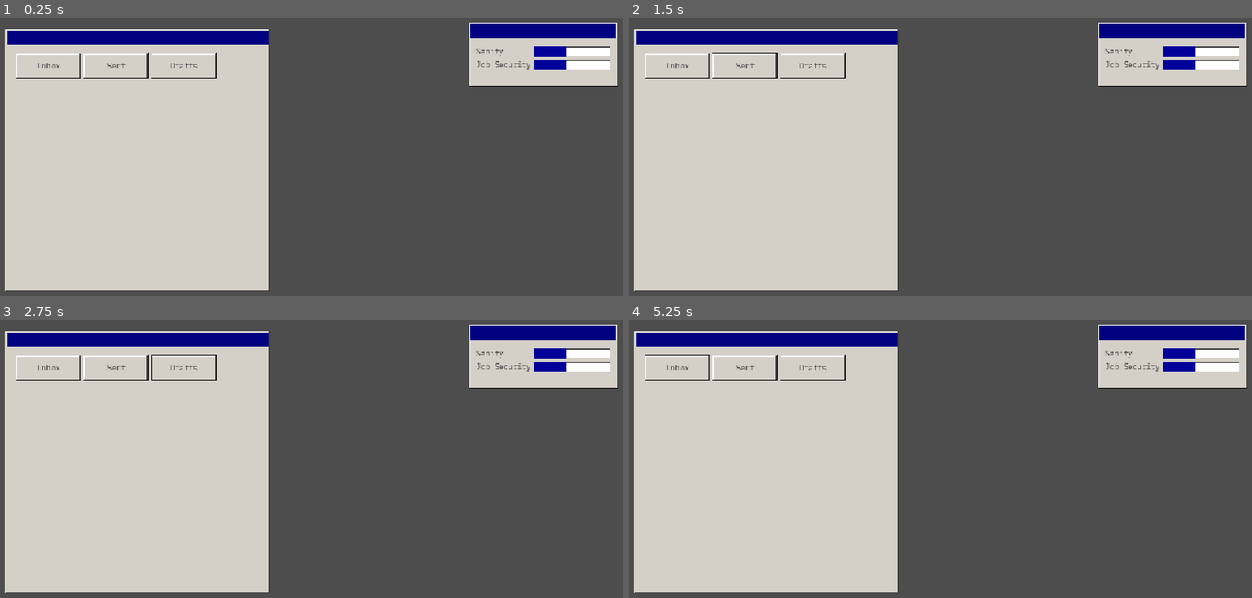
Above: before the commit, frames 1-4 (two rows, left to right).
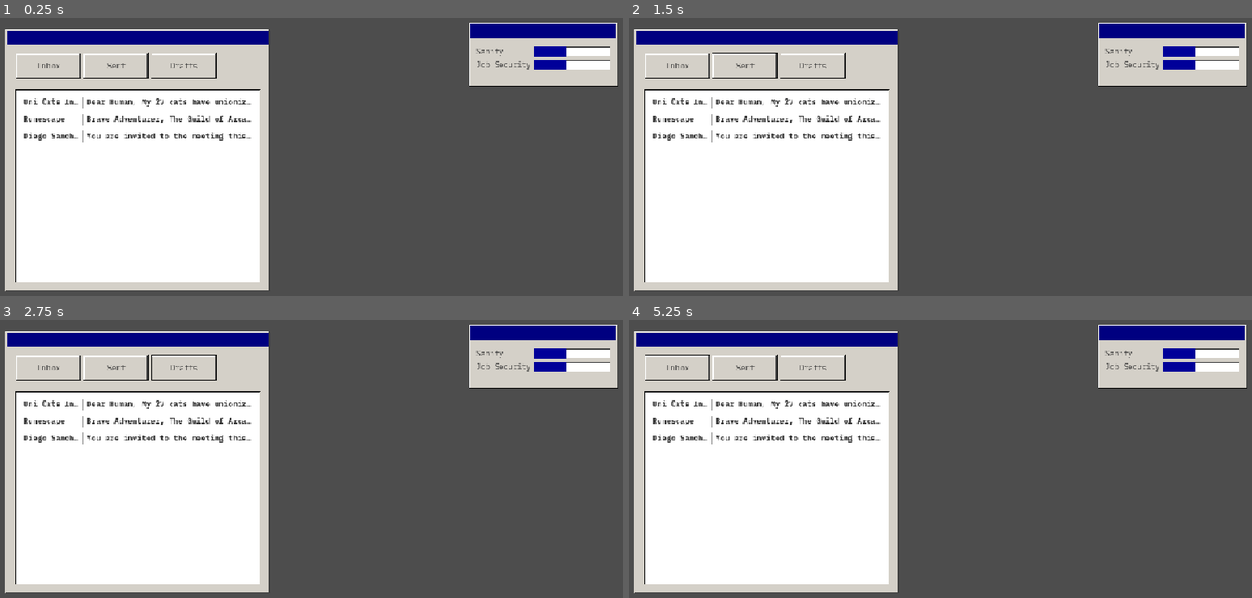
Above: after the commit, the same moments.

Repository: rockgem/chodon-email-game-inbox-zero
Game: Godot game, scene res://scenes/Main.tscn
Same seed, same stepped clock (60 frames per second), same inputs: the game is played once before the commit and once after it.
Inputs:
- Up to frame 1 (0.25 s): no input
- Up to frame 2 (1.5 s): click "Inbox" at 0.5 s; click "Sent" at 1.25 s
- Up to frame 3 (2.75 s): click "Drafts" at 2 s
- Up to frame 4 (5.25 s): click "Inbox" at 2.75 s; click "Sent" at 3.5 s; click "Drafts" at 4.25 s; click "Inbox" at 5 s

The runs differ from the first frame. In frame 1, 27% of the frame differs, in the area x 2-42%, y 25-96%; in frame 2, 27%; in frame 3, 27%; in frame 4, 27%.

Commit message:
dsfsdfds

Diff:
--- /dev/null
+++ b/actors/PreviewBox.gd
@@ -0,0 +1,12 @@
+extends HBoxContainer
+
+
+var data = {}
+
+
+func _on_sender_name_gui_input(event: InputEvent) -> void:
+	if event is InputEventScreenTouch and !event.pressed:
+		data['is_viewed'] = true
+
+		$SenderName.set('theme_override_fonts/font', load("res://reso/styles/IBMPlexMono-Regular.ttf"))
+		$Body.set('theme_override_fonts/font', load("res://reso/styles/IBMPlexMono-Regular.ttf"))
--- /dev/null
+++ b/actors/PreviewBox.tscn
@@ -0,0 +1,31 @@
+[gd_scene load_steps=3 format=3 uid="uid://bamvgem051wi0"]
+
+[ext_resource type="FontFile" uid="uid://dnwcl27frp64j" path="res://reso/styles/IBMPlexMono-Bold.ttf" id="1_4gljl"]
+[ext_resource type="Script" uid="uid://dwxpfx1cu5bmq" path="res://actors/PreviewBox.gd" id="1_cgrr1"]
+
+[node name="PreviewBox" type="HBoxContainer"]
+offset_right = 363.0
+offset_bottom = 17.0
+script = ExtResource("1_cgrr1")
+
+[node name="SenderName" type="Label" parent="."]
+custom_minimum_size = Vector2(88, 0)
+layout_mode = 2
+mouse_filter = 0
+theme_override_fonts/font = ExtResource("1_4gljl")
+text = "Gabriel W."
+text_overrun_behavior = 3
+
+[node name="VSeparator" type="VSeparator" parent="."]
+layout_mode = 2
+
+[node name="Body" type="Label" parent="."]
+layout_mode = 2
+size_flags_horizontal = 3
+mouse_filter = 0
+theme_override_fonts/font = ExtResource("1_4gljl")
+text = "You have unread messages for Fix 2d mobile sidescroller game Project Issues in Godot Gabriel R."
+text_overrun_behavior = 3
+
+[connection signal="gui_input" from="SenderName" to="." method="_on_sender_name_gui_input"]
+[connection signal="gui_input" from="Body" to="." method="_on_sender_name_gui_input"]
--- a/actors/ui/EmailView.tscn
+++ b/actors/ui/EmailView.tscn
@@ -26,6 +26,7 @@
 offset_top = 90.0
 offset_right = -18.0
 offset_bottom = 309.0
+grow_horizontal = 2
 theme_override_styles/panel = ExtResource("1_magnw")
 
 [node name="From" type="Label" parent="Panel/Panel"]
--- a/globals/ManagerGame.gd
+++ b/globals/ManagerGame.gd
@@ -4,12 +4,17 @@
 signal pop_to_ui(instance)
 
 
-var email_data = {
-	'sender_email': 'evil@gmail.com',
-	'sender_name': 'evil G.',
-	'to': 'rock@gmail.com',
-	'to_name': 'Rock G.',
-	'subject': 'Title Header',
-	'body': 'hello message',
-	'date': '1/1/10'
-}
+var emails_data = {}
+
+
+
+func _ready() -> void:
+	emails_data = get_data("res://reso/data/emails.json")
+
+
+func get_data(path):
+	var f = FileAccess.open(path, FileAccess.READ)
+	var j = JSON.new()
+	j.parse(f.get_as_text())
+
+	return j.data
--- a/project.godot
+++ b/project.godot
@@ -36,6 +36,10 @@
 
 theme/custom="uid://bgmbdw1tx5p6x"
 
+[input_devices]
+
+pointing/emulate_touch_from_mouse=true
+
 [rendering]
 
 textures/canvas_textures/default_texture_filter=0
--- a/reso/data/emails.json
+++ b/reso/data/emails.json
@@ -1,15 +1,43 @@
 {
 	"day_1": [
 		{
-			"sender_email": "evil@gmail.com",
-			"sender_name": "evil G.",
+			"sender_email": "unicats@gmail.com",
+			"sender_name": "Uni Cats Inc.",
 			"to": "rock@gmail.com",
 			"to_name": "Rock G.",
-			"subject": "Title Header",
-			"body": "hello message",
-			"date": "1/1/10",
-			"type": "cult",
-			"responses": ["Ignore", "Reply", "Delete"]
+			"subject": "Free Cats (URGENT)",
+			"body": "Dear Human, My 27 cats have unionized and demand more treats. I need to rehome them ASAP. They’re fluent in Morse code and hate Mondays. Please adopt at least five. No returns. — Desperately Yours, Linda",
+			"date": "2/1/10",
+			"type": "",
+			"responses": ["Ignore", "Reply", "Delete"],
+			"effect_script": ""
+		},
+		{
+			"sender_email": "runescape@gmail.com",
+			"sender_name": "Runescape",
+			"to": "rock@gmail.com",
+			"to_name": "Rock G.",
+			"subject": "Quest Invitation: The Orb of Eternity",
+			"body": "Brave Adventurer, The Guild of Arcane Light needs YOU to retrieve the stolen Orb from the Lich King’s fortress. Reward: 10,000 gold + immortality (terms apply). Reply ‘YES’ to accept. Warning: May involve dragons.",
+			"date": "2/1/10",
+			"type": "",
+			"responses": ["Ignore", "Reply", "Delete"],
+			"effect_script": ""
+		},
+		{
+			"sender_email": "diego@companyhr.com",
+			"sender_name": "Diego Sanchez",
+			"to": "rock@gmail.com",
+			"to_name": "Rock G.",
+			"subject": "Mandatory Meeting: Project Brainstorming",
+			"body": "You are invited to the meeting this 2PM, located in the southwing building hall 4H 21st floor.",
+			"date": "2/1/10",
+			"type": "company",
+			"responses": ["Ignore", "Reply", "Delete"],
+			"effect_script": ""
 		}
+	],
+	"day_2": [
+
 	]
 }
--- a/scenes/Main.gd
+++ b/scenes/Main.gd
@@ -4,6 +4,8 @@
 var day = 1
 var emails = []
 
+var job_security = 100.0
+var sanity = 100.0
 
 func _ready() -> void:
 	ManagerGame.pop_to_ui.connect(on_pop_to_ui)
@@ -11,9 +13,23 @@
 	load_day_emails()
 
 
+func refresh_emails_display():
+	for child in $InboxPanel/Panel/ScrollContainer/List.get_children():
+		child.queue_free()
+
+	for email in emails:
+		var i = load('res://actors/PreviewBox.tscn').instantiate()
+		i.data = email
+		i.get_node('SenderName').text = email['sender_name']
+		i.get_node('Body').text = email['body']
+
+		$InboxPanel/Panel/ScrollContainer/List.add_child(i)
+
 
 func load_day_emails():
-	pass
+	emails = ManagerGame.emails_data['day_%s' % day]
+
+	refresh_emails_display()
 
 
 func on_pop_to_ui(instance):
--- a/scenes/Main.tscn
+++ b/scenes/Main.tscn
@@ -1,8 +1,9 @@
-[gd_scene load_steps=6 format=3 uid="uid://dxgwfsnvwuvui"]
+[gd_scene load_steps=7 format=3 uid="uid://dxgwfsnvwuvui"]
 
 [ext_resource type="Script" uid="uid://c8k166l7djdna" path="res://scenes/Main.gd" id="1_elqb8"]
 [ext_resource type="StyleBox" uid="uid://dgm32v3ihwqik" path="res://reso/styles/panel.tres" id="2_rvslj"]
 [ext_resource type="StyleBox" uid="uid://dgptrjwhojkdi" path="res://reso/styles/panel_textbox.tres" id="3_rarhs"]
+[ext_resource type="PackedScene" uid="uid://bamvgem051wi0" path="res://actors/PreviewBox.tscn" id="4_c01mt"]
 [ext_resource type="Texture2D" uid="uid://ctloil85gcweg" path="res://art/Windows_Progress_Fill.png" id="4_vcsgt"]
 
 [sub_resource type="StyleBoxTexture" id="StyleBoxTexture_nxtc6"]
@@ -54,6 +55,52 @@
 layout_mode = 2
 size_flags_horizontal = 3
 text = "Drafts"
+
+[node name="Panel" type="Panel" parent="InboxPanel"]
+layout_mode = 1
+anchors_preset = -1
+anchor_top = 0.206
+anchor_right = 1.0
+anchor_bottom = 1.0
+offset_left = 16.0
+offset_top = 10.098
+offset_right = -16.0
+offset_bottom = -15.0
+grow_horizontal = 2
+grow_vertical = 2
+theme_override_styles/panel = ExtResource("3_rarhs")
+
+[node name="ScrollContainer" type="ScrollContainer" parent="InboxPanel/Panel"]
+layout_mode = 1
+anchors_preset = 15
+anchor_right = 1.0
+anchor_bottom = 1.0
+offset_left = 13.0
+offset_top = 12.0
+offset_right = -13.0
+offset_bottom = -12.0
+grow_horizontal = 2
+grow_vertical = 2
+
+[node name="List" type="VBoxContainer" parent="InboxPanel/Panel/ScrollContainer"]
+layout_mode = 2
+size_flags_horizontal = 3
+theme_override_constants/separation = 10
+
+[node name="PreviewBox" parent="InboxPanel/Panel/ScrollContainer/List" instance=ExtResource("4_c01mt")]
+layout_mode = 2
+
+[node name="PreviewBox2" parent="InboxPanel/Panel/ScrollContainer/List" instance=ExtResource("4_c01mt")]
+layout_mode = 2
+
+[node name="PreviewBox3" parent="InboxPanel/Panel/ScrollContainer/List" instance=ExtResource("4_c01mt")]
+layout_mode = 2
+
+[node name="PreviewBox4" parent="InboxPanel/Panel/ScrollContainer/List" instance=ExtResource("4_c01mt")]
+layout_mode = 2
+
+[node name="PreviewBox5" parent="InboxPanel/Panel/ScrollContainer/List" instance=ExtResource("4_c01mt")]
+layout_mode = 2
 
 [node name="Stats" type="Panel" parent="."]
 layout_mode = 1
Not shown, added: actors/PreviewBox.gd.uid
